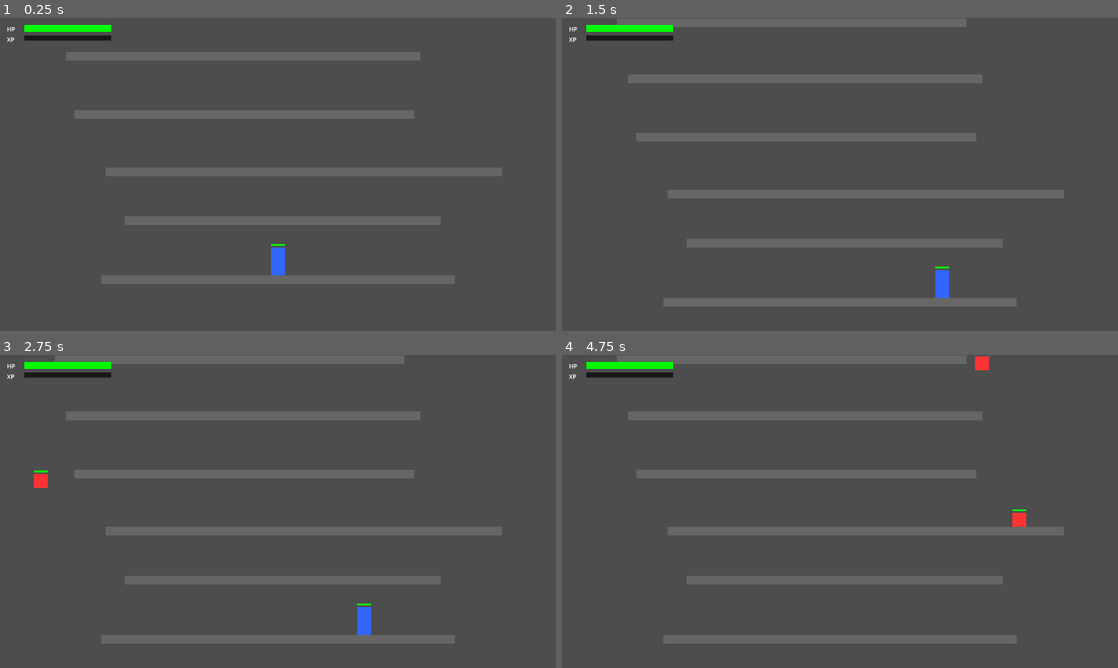
Above: before the commit, frames 1-4 (two rows, left to right).
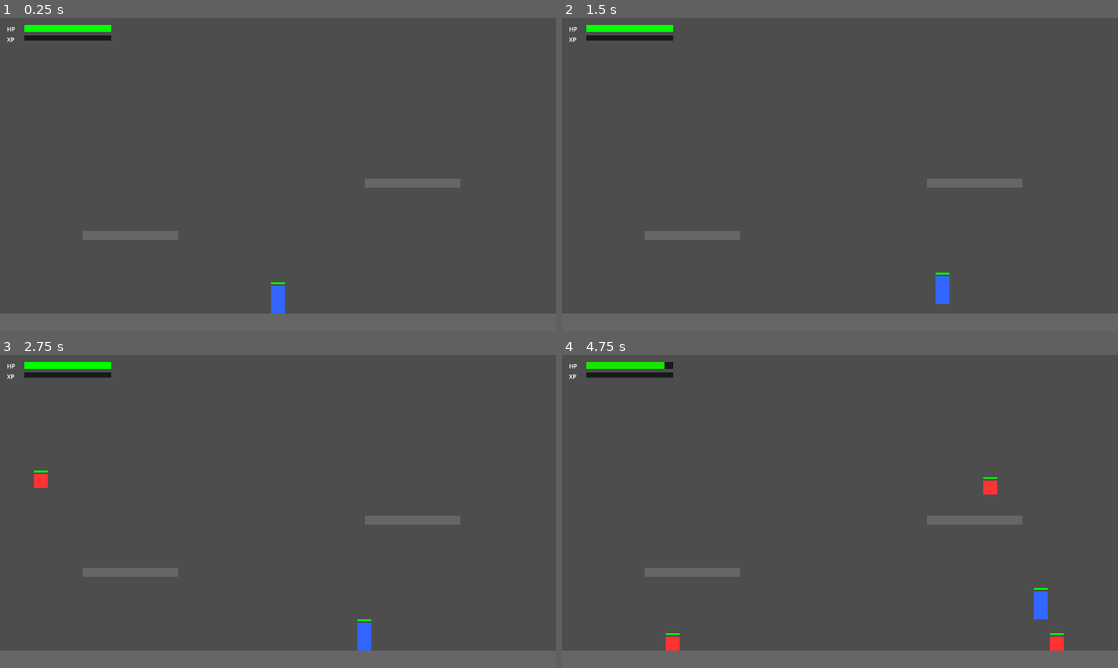
Above: after the commit, the same moments.

Repository: phanthakandt/shoot
Game: Godot game, scene res://scenes/Main.tscn
Same seed, same stepped clock (60 frames per second), same inputs: the game is played once before the commit and once after it.
Inputs (mouse positions are in pixels of both pictures, inside the frame that each line leads up to):
- Up to frame 1 (0.25 s): no input
- Up to frame 2 (1.5 s): tap Enter at 0.5 s; move the mouse to (962, 158) at 0.52 s; hold D from 0.53 s (still down); click (962, 158) at 0.67 s; tap Space at 0.77 s; move the mouse to (728, 190) at 1.27 s
- Up to frame 3 (2.75 s): tap Space at 1.52 s; move the mouse to (333, 442) at 2.02 s; release D at 2.03 s; hold A from 2.03 s (still down)
- Up to frame 4 (4.75 s): move the mouse to (812, 574) at 2.77 s; release A at 2.78 s; hold D 2.78-4.28 s; click (812, 574) at 2.92 s; tap Space at 3.02, 3.77, 4.52 s; move the mouse to (1006, 558) at 3.52 s; move the mouse to (673, 464) at 4.27 s; hold A from 4.28 s (still down)

The runs differ from the first frame. In frame 1, 15% of the frame differs, in the area x 0-100%, y 10-100%; in frame 2, 16%; in frame 3, 16%; in frame 4, 17%, in the area x 0-100%, y 0-100%.

Commit message:
ปรับแก้เรื่อง platform

Diff:
--- a/scenes/Main.tscn
+++ b/scenes/Main.tscn
@@ -4,35 +4,83 @@
 [ext_resource type="PackedScene" path="res://scenes/Player.tscn" id="2"]
 [ext_resource type="PackedScene" path="res://scenes/LevelUpUI.tscn" id="3"]
 
+[sub_resource type="RectangleShape2D" id="RectangleShape2D_ground"]
+size = Vector2(1280, 40)
+
+[sub_resource type="RectangleShape2D" id="RectangleShape2D_platform"]
+size = Vector2(220, 20)
+
 [sub_resource type="RectangleShape2D" id="RectangleShape2D_wall"]
-size = Vector2(20, 100000)
+size = Vector2(20, 720)
 
 [node name="Main" type="Node2D" unique_id=1572924453]
 script = ExtResource("1")
 
+[node name="Ground" type="StaticBody2D" parent="." unique_id=1607646167]
+position = Vector2(640, 700)
+collision_mask = 0
+
+[node name="ColorRect" type="ColorRect" parent="Ground" unique_id=676826374]
+offset_left = -640.0
+offset_top = -20.0
+offset_right = 640.0
+offset_bottom = 20.0
+color = Color(0.4, 0.4, 0.4, 1)
+
+[node name="CollisionShape2D" type="CollisionShape2D" parent="Ground" unique_id=73639487]
+shape = SubResource("RectangleShape2D_ground")
+
+[node name="Platform1" type="StaticBody2D" parent="." unique_id=1750285861]
+position = Vector2(300, 500)
+collision_mask = 0
+
+[node name="ColorRect" type="ColorRect" parent="Platform1" unique_id=1726192163]
+offset_left = -110.0
+offset_top = -10.0
+offset_right = 110.0
+offset_bottom = 10.0
+color = Color(0.4, 0.4, 0.4, 1)
+
+[node name="CollisionShape2D" type="CollisionShape2D" parent="Platform1" unique_id=1902048920]
+shape = SubResource("RectangleShape2D_platform")
+
+[node name="Platform2" type="StaticBody2D" parent="." unique_id=1504984135]
+position = Vector2(950, 380)
+collision_mask = 0
+
+[node name="ColorRect" type="ColorRect" parent="Platform2" unique_id=2121779235]
+offset_left = -110.0
+offset_top = -10.0
+offset_right = 110.0
+offset_bottom = 10.0
+color = Color(0.4, 0.4, 0.4, 1)
+
+[node name="CollisionShape2D" type="CollisionShape2D" parent="Platform2" unique_id=1529471078]
+shape = SubResource("RectangleShape2D_platform")
+
 [node name="LeftWall" type="StaticBody2D" parent="." unique_id=224029507]
-position = Vector2(-10, 0)
+position = Vector2(-10, 360)
 collision_mask = 0
 
 [node name="ColorRect" type="ColorRect" parent="LeftWall" unique_id=2038916105]
 offset_left = -10.0
-offset_top = -50000.0
+offset_top = -360.0
 offset_right = 10.0
-offset_bottom = 50000.0
+offset_bottom = 360.0
 color = Color(0.4, 0.4, 0.4, 1)
 
 [node name="CollisionShape2D" type="CollisionShape2D" parent="LeftWall" unique_id=295874375]
 shape = SubResource("RectangleShape2D_wall")
 
 [node name="RightWall" type="StaticBody2D" parent="." unique_id=328102167]
-position = Vector2(1290, 0)
+position = Vector2(1290, 360)
 collision_mask = 0
 
 [node name="ColorRect" type="ColorRect" parent="RightWall" unique_id=1684152128]
 offset_left = -10.0
-offset_top = -50000.0
+offset_top = -360.0
 offset_right = 10.0
-offset_bottom = 50000.0
+offset_bottom = 360.0
 color = Color(0.4, 0.4, 0.4, 1)
 
 [node name="CollisionShape2D" type="CollisionShape2D" parent="RightWall" unique_id=293367897]
@@ -40,9 +88,6 @@
 
 [node name="Player" parent="." unique_id=841145861 instance=ExtResource("2")]
 position = Vector2(640, 648)
-
-[node name="Camera2D" type="Camera2D" parent="." unique_id=300000001]
-position = Vector2(640, 360)
 
 [node name="SpawnTimer" type="Timer" parent="." unique_id=435494449]
 wait_time = 2.0
--- a/scenes/Platform.tscn
+++ /dev/null
@@ -1,21 +0,0 @@
-[gd_scene load_steps=3 format=3]
-
-[ext_resource type="Script" path="res://scripts/Platform.gd" id="1"]
-
-[sub_resource type="RectangleShape2D" id="RectangleShape2D_platform"]
-size = Vector2(270, 20)
-
-[node name="Platform" type="StaticBody2D"]
-collision_layer = 1
-collision_mask = 0
-script = ExtResource("1")
-
-[node name="ColorRect" type="ColorRect" parent="."]
-offset_left = -135.0
-offset_top = -10.0
-offset_right = 135.0
-offset_bottom = 10.0
-color = Color(0.4, 0.4, 0.4, 1)
-
-[node name="CollisionShape2D" type="CollisionShape2D" parent="."]
-shape = SubResource("RectangleShape2D_platform")
--- a/scripts/Main.gd
+++ b/scripts/Main.gd
@@ -1,5 +1,5 @@
 extends Node2D
-## Main scene: arena + wave spawner + platform generator + camera + HUD.
+## Main scene: arena + wave spawner + HUD.
 
 ## Registry of all spawnable enemy types.
 ## Each entry: { scene: PackedScene, weight: float, min_difficulty: float }
@@ -17,96 +17,38 @@
 	},
 ]
 
-const PLATFORM_SCENE: PackedScene = preload("res://scenes/Platform.tscn")
-
 @export var spawn_interval: float = 1.0
 
-# Arena geometry.
+# Arena geometry constants.
 const EDGE_MARGIN: float = 20.0          # keep spawns this far from screen left/right edges
-const SPAWN_ABOVE_SCREEN: float = 40.0   # spawn enemies this far above the camera top edge
+const SPAWN_ABOVE_SCREEN: float = 40.0   # spawn enemies this far above the top of the viewport
 
 # Enemy difficulty scaling.
 const MIN_SPAWN_INTERVAL: float = 0.3
 const MAX_ENEMIES: int = 20
 
-# Platform generator.
-## Vertical gap between consecutive platform centers.
-## 60–84 px is reachable with a base jump (450²/2/1200 ≈ 84 px); 85–110 px needs recoil assist.
-const MIN_PLATFORM_GAP: float = 100.0
-const MAX_PLATFORM_GAP: float = 150.0
-const MIN_PLATFORM_WIDTH: float = 700.0
-const MAX_PLATFORM_WIDTH: float = 940.0
-## Max horizontal distance between consecutive platform centers.
-## Rough reach in a 0.75 s jump arc ≈ move_speed × 0.75 = 187 px.
-const MAX_HORIZONTAL_JUMP_DELTA: float = 150.0
-## Generate new platforms until this many px above the camera's top edge.
-const GENERATE_AHEAD_MARGIN: float = 400.0
-## Free platforms and enemies when they drift this far below the camera's bottom edge.
-const CLEANUP_MARGIN_BELOW: float = 300.0
-
-# Camera ratchet.
-## Distance above the player that the camera center sits.
-## At 200 px: player appears at screen y = 360 + 200 = 560 (78% from top), showing
-## 560 px of level ahead (above) and 160 px behind (below).
-const VERTICAL_LEAD: float = 200.0
-
-# Fall death (camera-relative; checked in Main, not Player).
-const FALL_DEATH_MARGIN: float = 300.0
-
 const HP_BAR_WIDTH: float = 200.0
 const XP_BAR_WIDTH: float = 200.0
 
 @onready var spawn_timer: Timer = $SpawnTimer
-@onready var camera: Camera2D = $Camera2D
 @onready var hp_bar_fill: ColorRect = $HUD/HPBarFill
 @onready var xp_bar_fill: ColorRect = $HUD/XPBarFill
 
 var _elapsed_time: float = 0.0
-## Y coordinate of the camera center in world space. Ratchet: only ever decreases.
-var _camera_y: float = 0.0
-## World Y of the topmost platform spawned so far (lower number = higher up).
-var _highest_platform_y: float = 0.0
-## X of the most recently spawned platform, for horizontal continuity.
-var _last_platform_x: float = 640.0
 
 
 func _ready() -> void:
 	spawn_timer.wait_time = spawn_interval
 	spawn_timer.timeout.connect(_on_spawn_timer_timeout)
 
-	var player: Player = GameManager.player
-	# Start the ratchet camera so the player appears at 78% screen height.
-	_camera_y = player.global_position.y - VERTICAL_LEAD
-	camera.global_position = Vector2(640.0, _camera_y)
-
-	# First platform center goes directly under the player's feet.
-	# player_center_y + player_half_height (32) + platform_half_height (10) = +42.
-	_highest_platform_y = player.global_position.y + 42.0
-
-	_prefill_platforms()
-
 
 func _process(delta: float) -> void:
 	_elapsed_time += delta
-	_update_camera()
-	_generate_platforms()
-	_cleanup_nodes()
-	_check_fall_death()
 	_update_hud()
 
 
 func _difficulty() -> float:
 	return _elapsed_time / 30.0
-
-
-func _update_camera() -> void:
-	var player: Player = GameManager.player
-	if not is_instance_valid(player):
-		return
-	# Ratchet: camera only scrolls up (Y decreases), never back down.
-	var target_y := player.global_position.y - VERTICAL_LEAD
-	_camera_y = minf(_camera_y, target_y)
-	camera.global_position = Vector2(640.0, _camera_y)
 
 
 func _on_spawn_timer_timeout() -> void:
@@ -115,7 +57,7 @@
 
 
 ## Picks a random eligible enemy type (weighted by difficulty) and spawns it
-## just above the camera's current top edge.
+## just above the top of the fixed viewport.
 func _spawn_enemy() -> void:
 	if get_tree().get_nodes_in_group("enemies").size() >= MAX_ENEMIES:
 		return
@@ -144,74 +86,8 @@
 	enemy.apply_difficulty(diff)
 	var viewport_width: float = get_viewport_rect().size.x
 	var spawn_x: float = randf_range(EDGE_MARGIN, viewport_width - EDGE_MARGIN)
-	var camera_top := _camera_y - get_viewport_rect().size.y / 2.0
-	enemy.global_position = Vector2(spawn_x, camera_top - SPAWN_ABOVE_SCREEN)
+	enemy.global_position = Vector2(spawn_x, -SPAWN_ABOVE_SCREEN)
 	add_child(enemy)
-
-
-## Fills the initial view with platforms from under the player's feet upward.
-## The very first platform is forced to x=640 for a guaranteed safe landing.
-func _prefill_platforms() -> void:
-	var camera_top := _camera_y - get_viewport_rect().size.y / 2.0
-	_spawn_platform_at(_highest_platform_y, 640.0)  # safe-start platform under player
-	while _highest_platform_y > camera_top - GENERATE_AHEAD_MARGIN:
-		_spawn_platform_at(_highest_platform_y - randf_range(MIN_PLATFORM_GAP, MAX_PLATFORM_GAP))
-
-
-## Lazily generates new platforms whenever the camera scrolls close enough to
-## the topmost generated platform. Called every _process frame.
-func _generate_platforms() -> void:
-	var camera_top := _camera_y - get_viewport_rect().size.y / 2.0
-	while _highest_platform_y > camera_top - GENERATE_AHEAD_MARGIN:
-		_spawn_platform_at(_highest_platform_y - randf_range(MIN_PLATFORM_GAP, MAX_PLATFORM_GAP))
-
-
-## Spawns one static Platform at spawn_y. forced_x overrides random horizontal
-## placement when ≥ 0 (used for the safe-start platform).
-func _spawn_platform_at(spawn_y: float, forced_x: float = -1.0) -> void:
-	var platform := PLATFORM_SCENE.instantiate()
-	platform.width = randf_range(MIN_PLATFORM_WIDTH, MAX_PLATFORM_WIDTH)
-	var half_w = platform.width / 2.0
-	var viewport_width := get_viewport_rect().size.x
-	var new_x: float
-	if forced_x >= 0.0:
-		new_x = forced_x
-	else:
-		new_x = clampf(
-			_last_platform_x + randf_range(-MAX_HORIZONTAL_JUMP_DELTA, MAX_HORIZONTAL_JUMP_DELTA),
-			EDGE_MARGIN + half_w,
-			viewport_width - EDGE_MARGIN - half_w
-		)
-	_last_platform_x = new_x
-	_highest_platform_y = spawn_y
-	platform.global_position = Vector2(new_x, spawn_y)
-	add_child(platform)
-	platform.add_to_group("platforms")
-
-
-## Frees platforms and enemies that have drifted far below the camera bottom.
-## In a climbing game both accumulate downward as the player ascends.
-func _cleanup_nodes() -> void:
-	var camera_bottom := _camera_y + get_viewport_rect().size.y / 2.0
-	var cull_y := camera_bottom + CLEANUP_MARGIN_BELOW
-	for node in get_tree().get_nodes_in_group("platforms"):
-		if node.global_position.y > cull_y:
-			node.queue_free()
-	for node in get_tree().get_nodes_in_group("enemies"):
-		if node.global_position.y > cull_y:
-			node.queue_free()
-
-
-## Camera-relative fall-death: if the player drops FALL_DEATH_MARGIN px below the
-## camera's current bottom edge they die. Checked here (not Player.gd) because
-## Main has direct access to _camera_y.
-func _check_fall_death() -> void:
-	var player: Player = GameManager.player
-	if not is_instance_valid(player):
-		return
-	var camera_bottom := _camera_y + get_viewport_rect().size.y / 2.0
-	if player.global_position.y > camera_bottom + FALL_DEATH_MARGIN:
-		player._die()
 
 
 func _update_hud() -> void:
--- a/scripts/Platform.gd
+++ /dev/null
@@ -1,23 +0,0 @@
-extends StaticBody2D
-class_name Platform
-## A stationary platform the player and enemies can land on.
-## Width is set by the spawner immediately after instantiate(); _ready()
-## resizes both the ColorRect and CollisionShape2D to match, allocating a
-## fresh RectangleShape2D so the shared scene sub-resource is never mutated.
-
-## Width in px. Set by the spawner before add_child().
-@export var width: float = 270.0
-
-const HEIGHT: float = 20.0
-
-@onready var color_rect: ColorRect = $ColorRect
-@onready var collision_shape: CollisionShape2D = $CollisionShape2D
-
-
-func _ready() -> void:
-	var half_w := width / 2.0
-	color_rect.offset_left = -half_w
-	color_rect.offset_right = half_w
-	var shape := RectangleShape2D.new()
-	shape.size = Vector2(width, HEIGHT)
-	collision_shape.shape = shape
--- a/scripts/Player.gd
+++ b/scripts/Player.gd
@@ -29,7 +29,7 @@
 const RECOIL_UPWARD_CAP: float = 540.0        # max upward speed recoil can give per-frame
 const RECOIL_HORIZONTAL_CAP: float = 540.0    # max horizontal speed recoil can accumulate
 const RECOIL_COUNTER_DECAY_MULT: float = 3.0  # extra decay rate when holding against recoil
-const MAX_RISE_HEIGHT: float = 260.0       # max px above last floor player can reach (normal jump ~84px)
+const MAX_RISE_HEIGHT: float = 130.0       # max px above last floor player can reach (normal jump ~84px)
 const MAX_AIRBORNE_TIME: float = 2.0       # seconds before a forced fall kicks in
 const HEAVY_BAR_WIDTH: float = 32.0        # matches the player body width
 
Not shown, changed: CLAUDE.md
